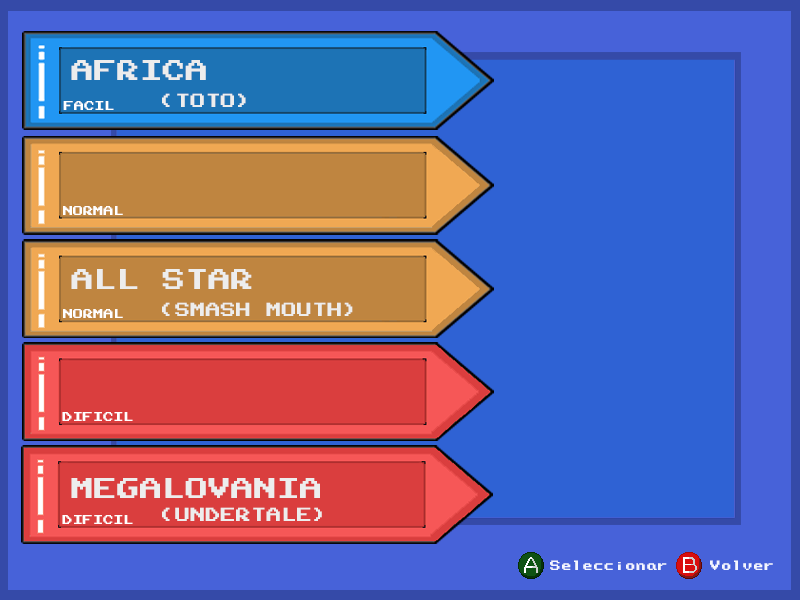
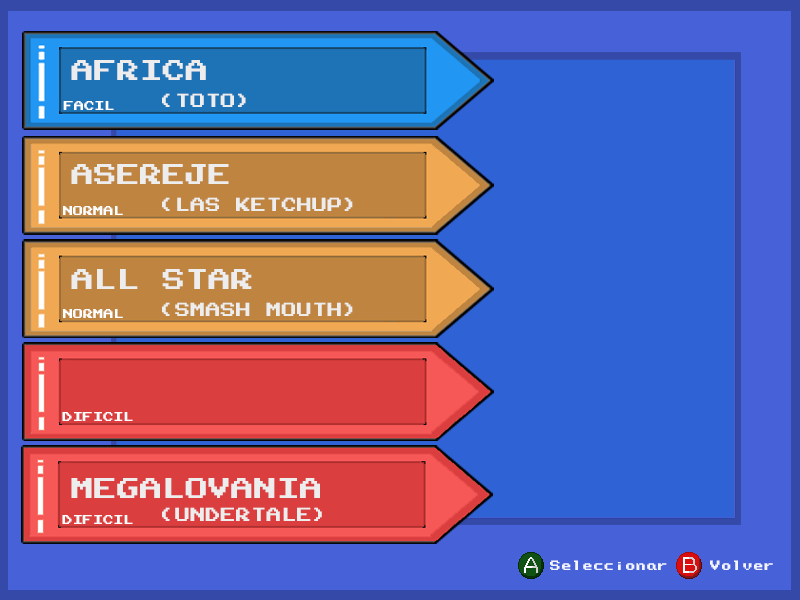
Layer changes from the first 800 × 600 image to the second:
added layer "(LAS KETCHUP)" above "ASEREJE" over left=162, top=197, right=353, bottom=211
added layer "ASEREJE" above "NORMAL copia" over left=71, top=164, right=229, bottom=184
